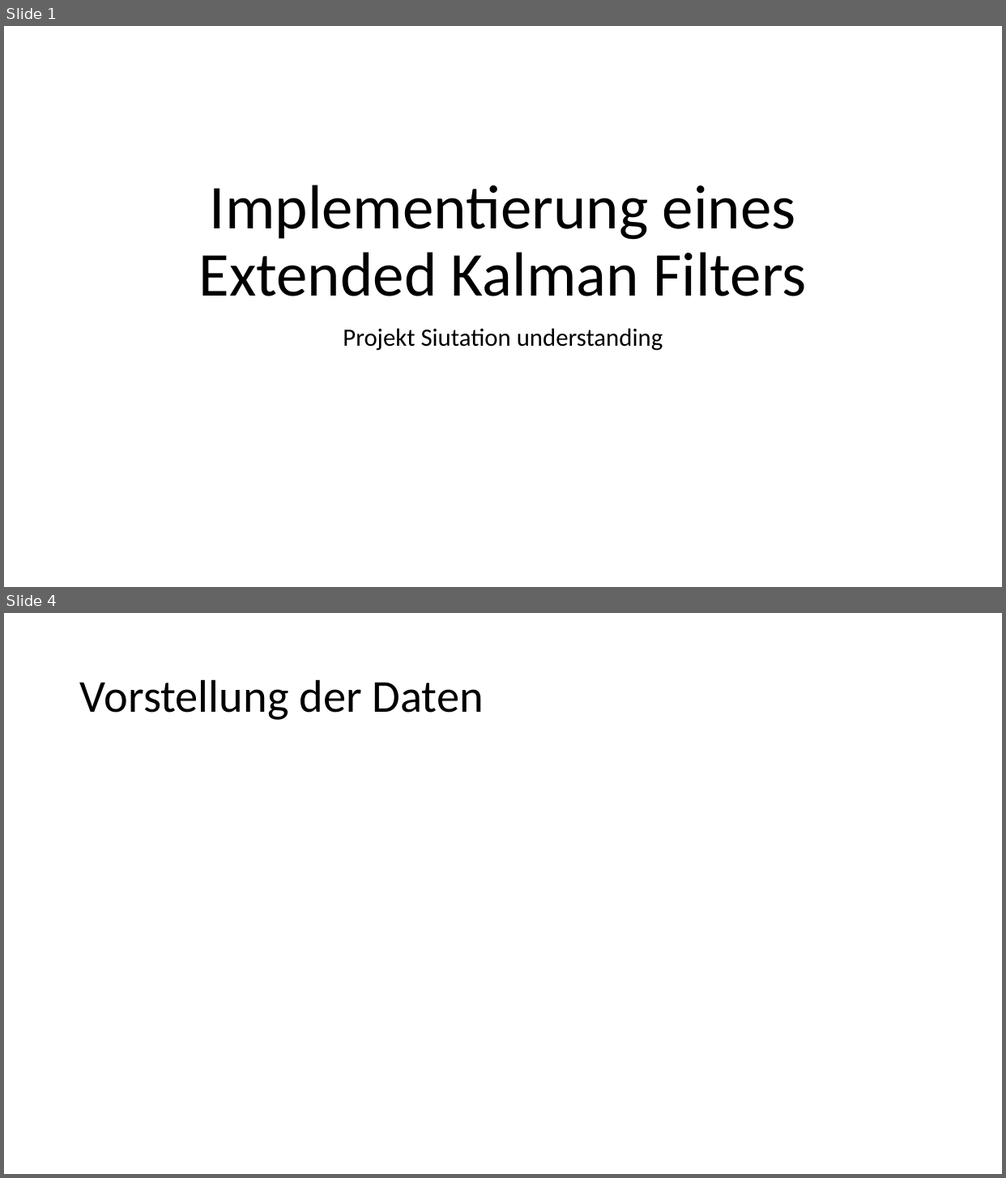
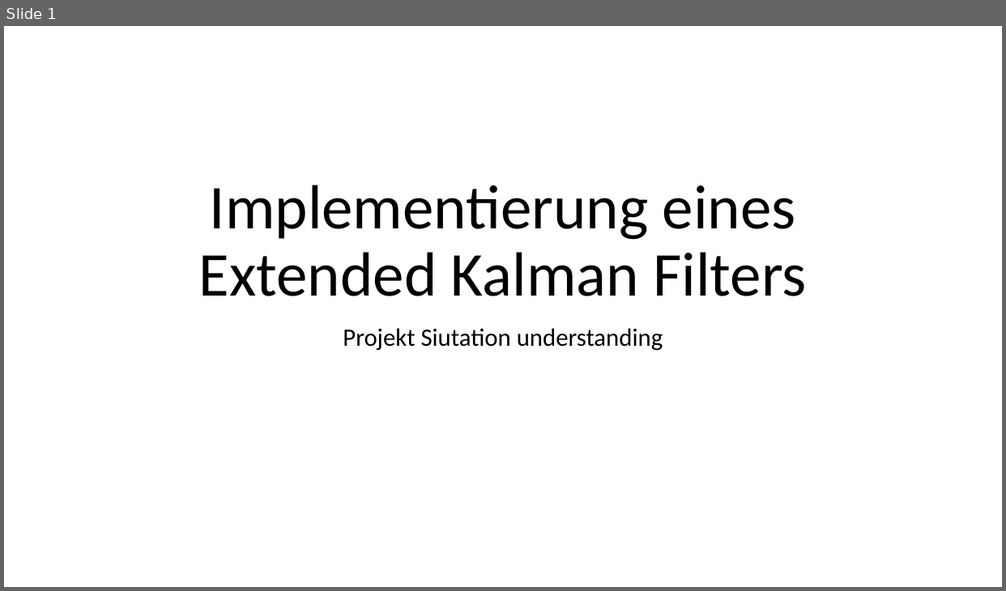
Before and after one commit to MrxPoopybutthole/situation, a slide deck: präsentation.pptx. Shown one above the other, each under a label of ours: slides 1 and 4 before the commit, slide 1 after it; the slides between them are not shown. The pictures are 1006x1178 and 1006x591 pixels, drawn with LibreOffice and Linux fonts; fonts in the diff are those of the drawing. Boxes give left, top, right and bottom in pixels: in the first picture for what was removed or moved away, otherwise in the second. Text is boxed around its words. In the diff, an @@ line names an element or a change of style, - is before the commit and + after.

```diff
--- a/präsentation.pptx
+++ b/präsentation.pptx
@@ slide 4 removed at (x1=4, y1=613, x2=1002, y2=1174), background #FFFFFF @@
@@ title removed at (x1=80, y1=679, x2=484, y2=720) @@
-Vorstellung der Daten
```
Also in this commit, not shown: 3 slides changed, 8 slides added, 3 other slides removed, 29 other files.
